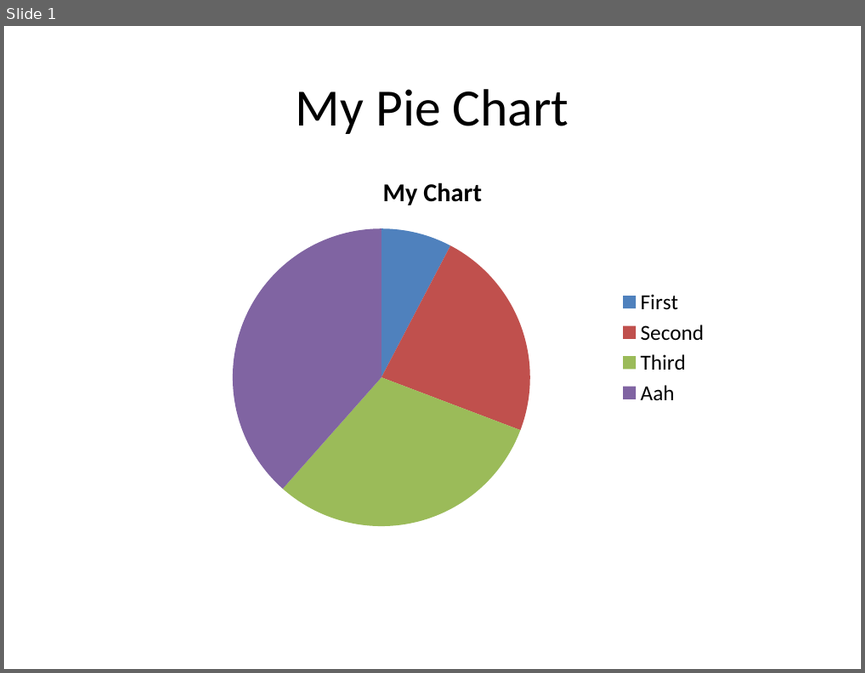
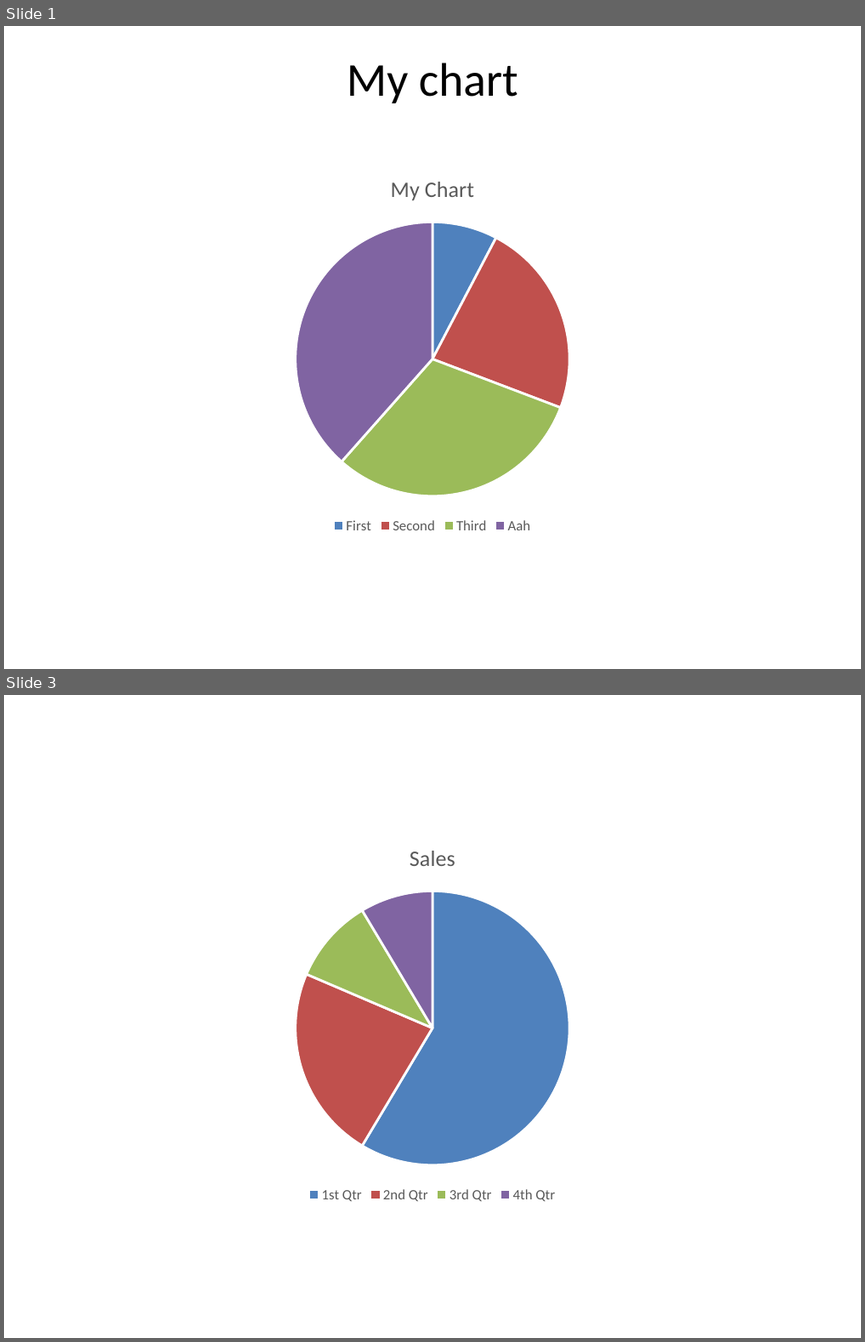
Before and after one commit to hintonandrew510/wizardfrontend, a slide deck: mavenprojectSCR/pie-chart-demo-output.pptx. Shown one above the other, each under a label of ours: slide 1 before the commit, slides 1 and 3 after it; the slides between them are not shown. The pictures are 865x673 and 865x1342 pixels, drawn with LibreOffice and Linux fonts; fonts in the diff are those of the drawing. Boxes give left, top, right and bottom in pixels: in the first picture for what was removed or moved away, otherwise in the second. Text is boxed around its words. In the diff, an @@ line names an element or a change of style, - is before the commit and + after.

```diff
--- a/mavenprojectSCR/pie-chart-demo-output.pptx
+++ b/mavenprojectSCR/pie-chart-demo-output.pptx
@@ slide 3 added at (4, 695, 861, 1338), background #FFFFFF @@
@@ pie chart added at (147, 826, 719, 1207) @@
+title "Sales"
+categories: 1st Qtr, 2nd Qtr, 3rd Qtr, 4th Qtr
+Sales: 59, 23, 10, 9
@@ slide 1 changed as well @@
@@ title at (347, 63, 518, 103): text changed; size 44 to 39.6 pt @@
-My Pie Chart
+My chart
@@ pie chart at (147, 157, 719, 538) @@
@@ legend changed @@
@@ lettering changed @@
```
Also in this commit, not shown: 1 other slide added, 15 other files.
